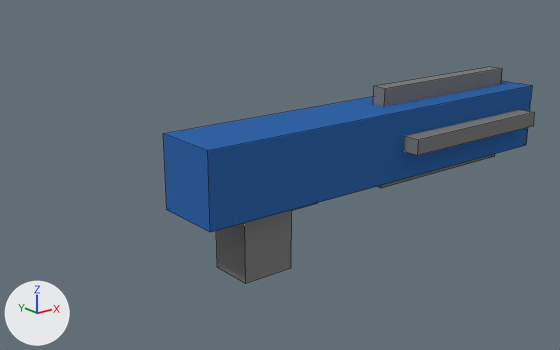
Renders of the Blender file blue/blue_rocket_launcher.blend from each side of a commit.
One viewpoint serves both versions: a 50 mm lens placed at (-2.16, -3.56, 1.33), pointed at (0.83, 0.18, -0.16). Every picture has the same lights, and +X, +Y and +Z are marked at lower left. Mesh edges are drawn as thin lines.
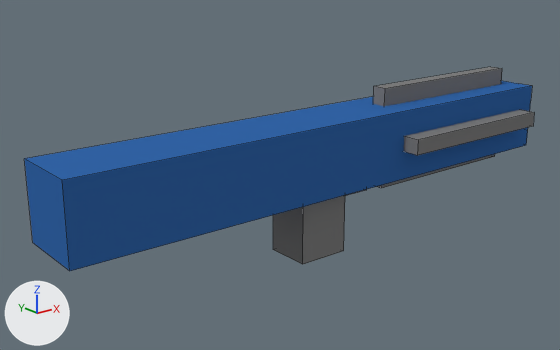
Commit message: better rocket launcher + add some concept image

Changed parts and their boxes (x1, y1, x2, y2) in the pictures (560 x 350 px):
'Cube', reshaped (38% wider, 26% taller)
    before: (163, 81, 532, 232)
    after: (24, 81, 532, 271)
'Cube.002', moved
    before: (216, 210, 292, 283)
    after: (273, 195, 345, 264)

Diff of the bpy script that builds the scene:
```diff
--- a/blue/blue_rocket_launcher.blend.py
+++ b/blue/blue_rocket_launcher.blend.py
@@ me_cube @@
 me_cube.from_pydata(...)  # 37 vertices, 29 faces; spans x 0.05..12.67, y -1.0..1.0, z -1.0..1.0
 # used by ob_cube; location = (0.0, 0.0, 0.0); scale = (0.231, 0.231, 0.231)
 # before: 2 (0.05, -1.0, -1.0) at pixel (210, 232), 3 (0.05, 1.0, -1.0) at pixel (166, 209), 6 (0.05, -1.0, 1.0) at pixel (207, 150), 7 (0.05, 1.0, 1.0) at pixel (163, 133)
+# me_cube part 1
+for i in [2, 3, 6, 7]: me_cube.vertices[i].co += Vector((-3.52, 0.0, 0.0))
 me_cube.materials.append(mat_material)
@@ ob_cube_002 @@
 ob_cube_002 = bpy.data.objects.new('Cube.002', me_cube_002)
-ob_cube_002.location = (0.487, 0.0, -0.421)
+ob_cube_002.location = (0.93, 0.0, -0.421)
 ob_cube_002.scale = (0.231, 0.231, 0.231)
```
